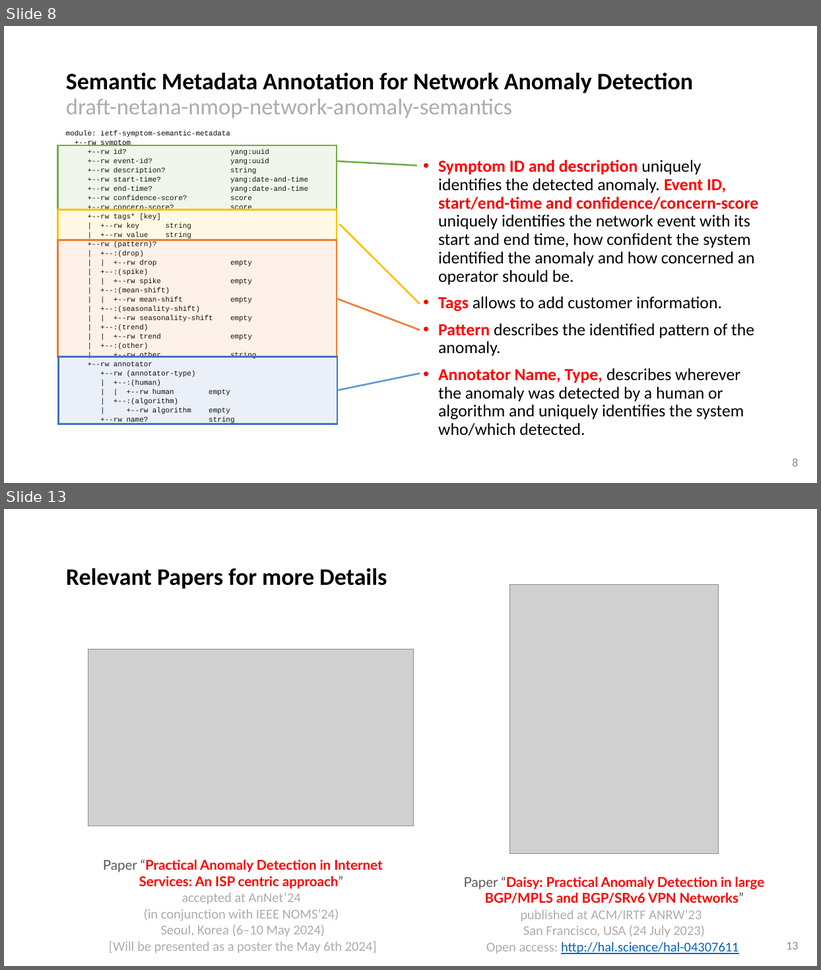
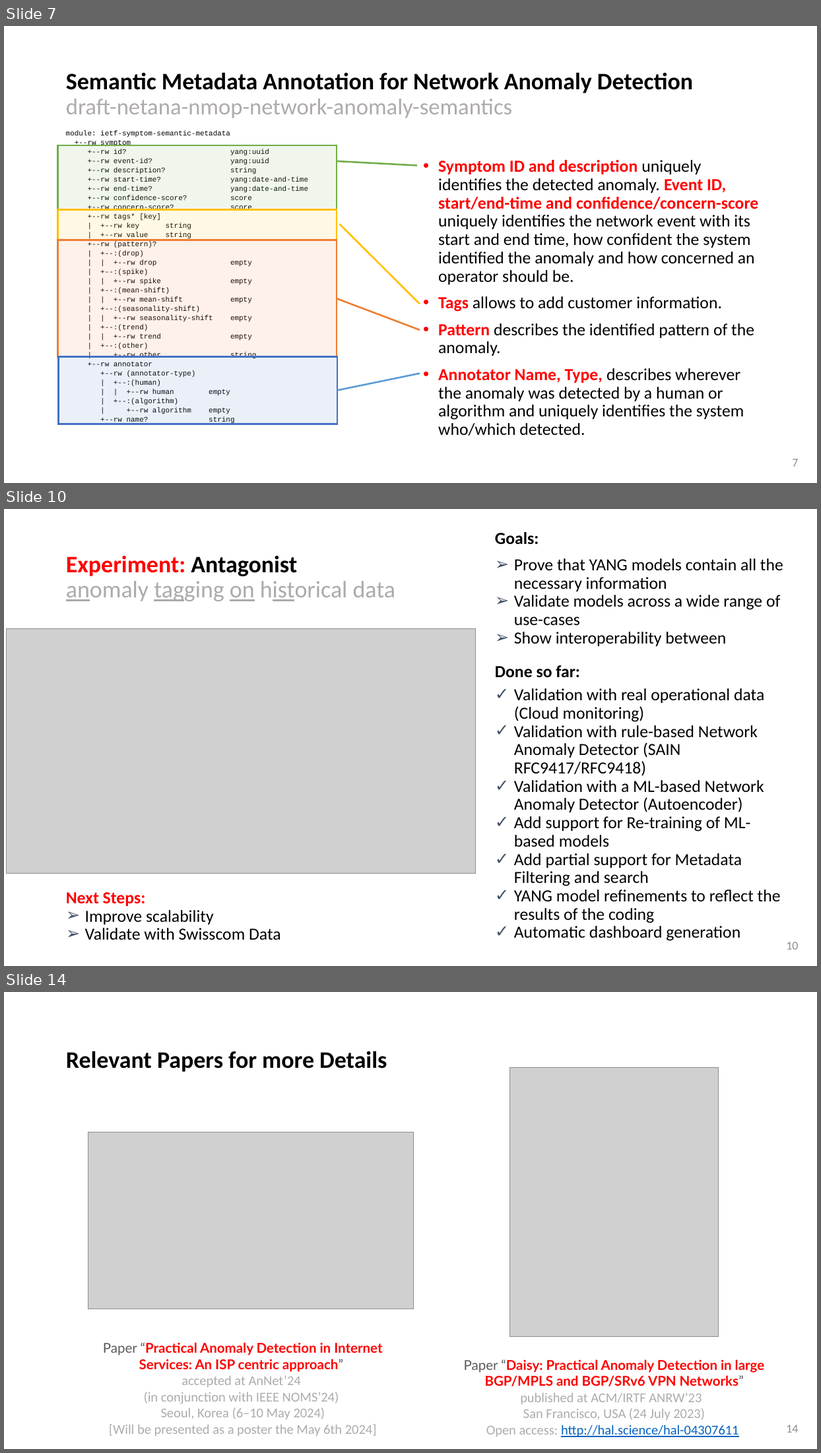
Before and after one commit to network-analytics/ietf-network-analytics-document-status, a slide deck: 120/NMOP/draft-netana-nmop-network-anomaly-architecture-semantics-lifecycle.pptx. Shown one above the other, each under a label of ours: slides 8 and 13 before the commit, slides 7, 10 and 14 after it; the slides between them are not shown. The pictures are 821x970 and 821x1453 pixels, drawn with LibreOffice and Linux fonts; fonts in the diff are those of the drawing; grey boxes stand for pictures. Boxes give left, top, right and bottom in pixels: in the first picture for what was removed or moved away, otherwise in the second. Text is boxed around its words. In the diff, an @@ line names an element or a change of style, - is before the commit and + after.

```diff
--- a/120/NMOP/draft-netana-nmop-network-anomaly-architecture-semantics-lifecycle.pptx
+++ b/120/NMOP/draft-netana-nmop-network-anomaly-architecture-semantics-lifecycle.pptx
@@ slide 10 added at (4, 509, 817, 966), background #FFFFFF @@
@@ text added at (495, 532, 783, 941), 20 pt, text #000000 @@
+Goals:
+➢ Prove that YANG models contain all the necessary information
+➢ Validate models across a wide range of use-cases
+➢ Show interoperability between
+Done so far:
+✓ Validation with real operational data (Cloud monitoring)
+✓ Validation with rule-based Network Anomaly Detector (SAIN RFC9417/RFC9418)
+✓ Validation with a ML-based Network Anomaly Detector (Autoencoder)
+✓ Add support for Re-training of ML-based models
+✓ Add partial support for Metadata Filtering and search
+✓ YANG model refinements to reflect the results of the coding
+✓ Automatic dashboard generation
@@ title added at (66, 555, 396, 601), 28 pt, text #ACABAB @@
+Experiment: Antagonist
+anomaly tagging on historical data
@@ picture added at (7, 629, 476, 875) @@
@@ text added at (66, 892, 281, 940), 20 pt, text #000000 @@
+Next Steps:
+➢ Improve scalability
+➢ Validate with Swisscom Data
@@ page number added at (786, 942, 798, 950), 14 pt, text #8C8C8C @@
+10
@@ what was slide 8 is now slide 7 @@
@@ page number at (792, 459, 798, 467): text changed @@
-8
+7
@@ what was slide 13 is now slide 14 @@
@@ page number at (786, 1425, 798, 1433): text changed @@
-13
+14
```
Also in this commit, not shown: 3 slides changed, 3 other slides added, 3 slides removed, 1 other file.
